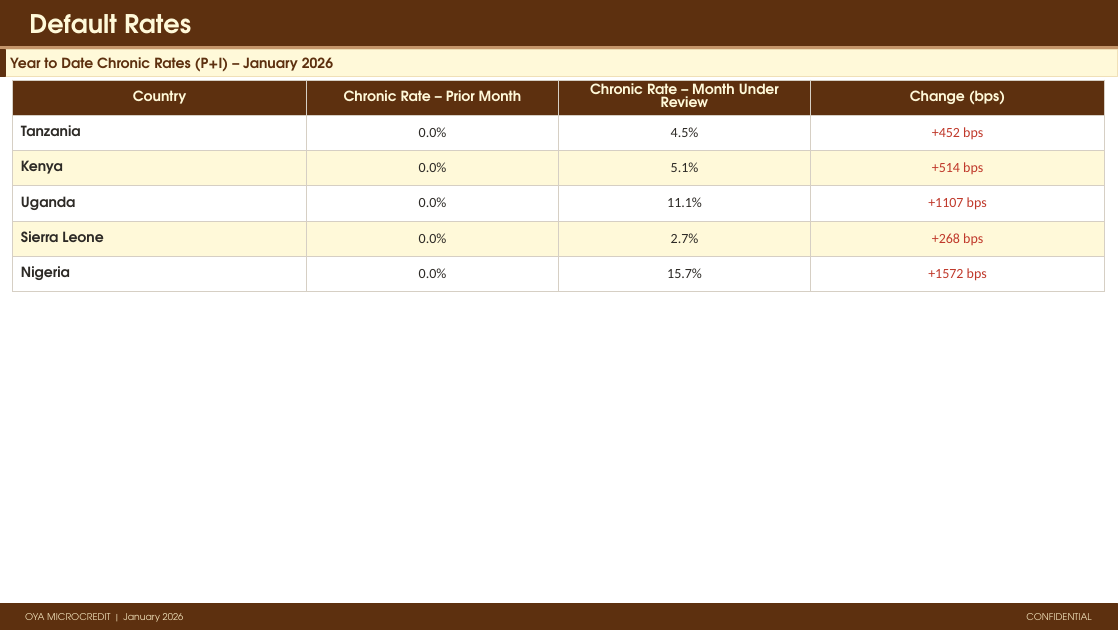
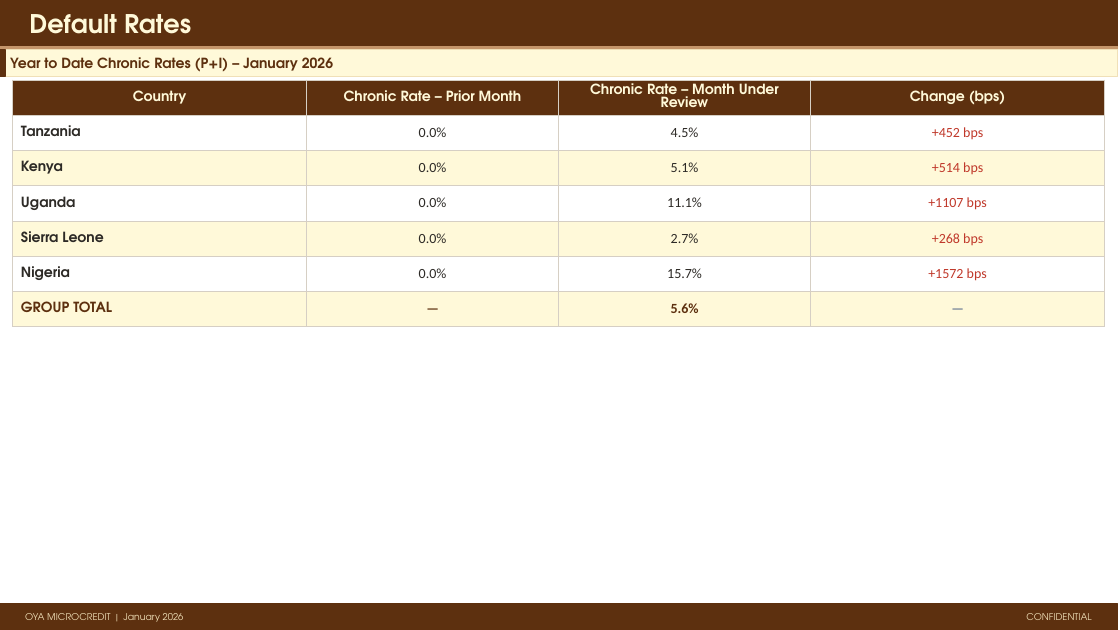
Before and after one commit to ikyei/oya-monthly, a slide deck: slide 7 of reports/2026-01.pptx. Drawn at 1120x630 pixels with LibreOffice and Linux fonts; fonts in the diff are those of the drawing. Boxes give left, top, right and bottom in pixels: in the first picture for what was removed or moved away, otherwise in the second. Text is boxed around its words. In the diff, an @@ line names an element or a change of style, - is before the commit and + after.

```diff
--- a/reports/2026-01.pptx
+++ b/reports/2026-01.pptx
@@ table at <box>13,80,1105,317</box> @@
+row 7: GROUP TOTAL | — | 5.6% | —
```
Also in this commit, not shown: 3 other slides changed, 4 other files.
